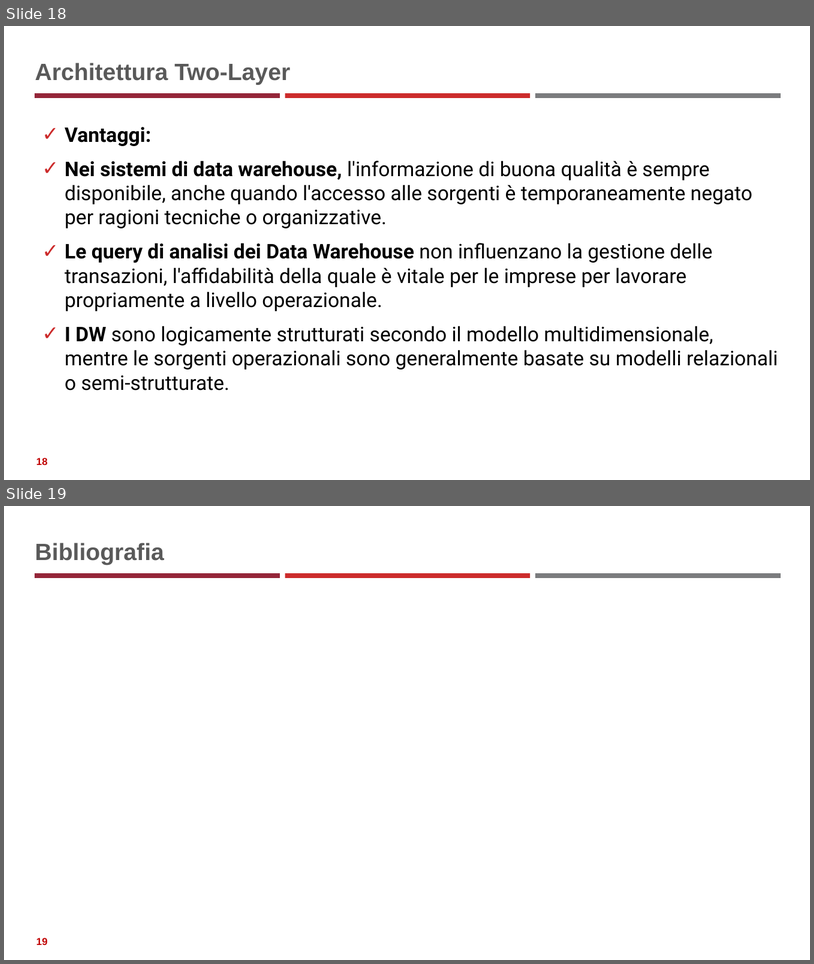
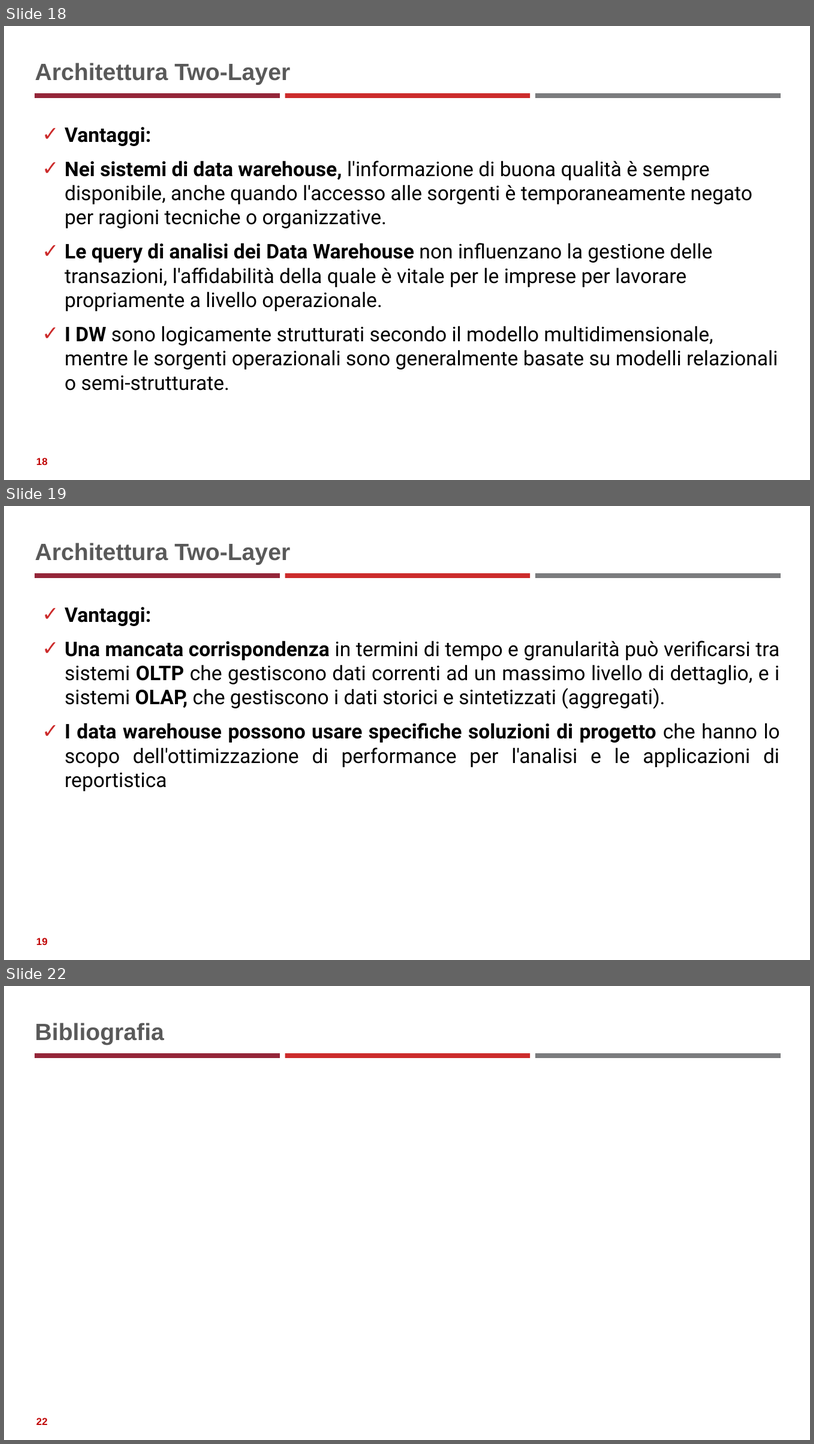
Before and after one commit to neural1977/data_science_interview_material, a slide deck: Datawarehousing.pptx. Shown one above the other, each under a label of ours: slides 18 and 19 before the commit, slides 18, 19 and 22 after it; the slides between them are not shown. The pictures are 814x964 and 814x1444 pixels, drawn with LibreOffice and Linux fonts; fonts in the diff are those of the drawing. Boxes give left, top, right and bottom in pixels: in the first picture for what was removed or moved away, otherwise in the second. Text is boxed around its words. In the diff, an @@ line names an element or a change of style, - is before the commit and + after.

```diff
--- a/Datawarehousing.pptx
+++ b/Datawarehousing.pptx
@@ slide 19 added at [4,506,810,960], background #FFFFFF; not listed: 3 template elements that a slide beside it also shows @@
@@ title added at [35,543,290,565], 28 pt, text #595959, bold @@
+Architettura Two-Layer
@@ text added at [65,607,780,791], 24 pt, text #000000 @@
+✓ Vantaggi:
+✓ Una mancata corrispondenza in termini di tempo e granularità può verificarsi tra sistemi OLTP che gestiscono dati correnti ad un massimo livello di dettaglio, e i sistemi OLAP, che gestiscono i dati storici e sintetizzati (aggregati).
+✓ I data warehouse possono usare specifiche soluzioni di progetto che hanno lo scopo dell'ottimizzazione di performance per l'analisi e le applicazioni di reportistica
@@ page number added at [36,937,48,945], 12 pt, text #C00000, bold @@
+19
@@ what was slide 19 is now slide 22 @@
@@ page number at [36,1417,48,1425]: text changed @@
-19
+22
```
Also in this commit, not shown: 2 other slides added, 3 other files.
